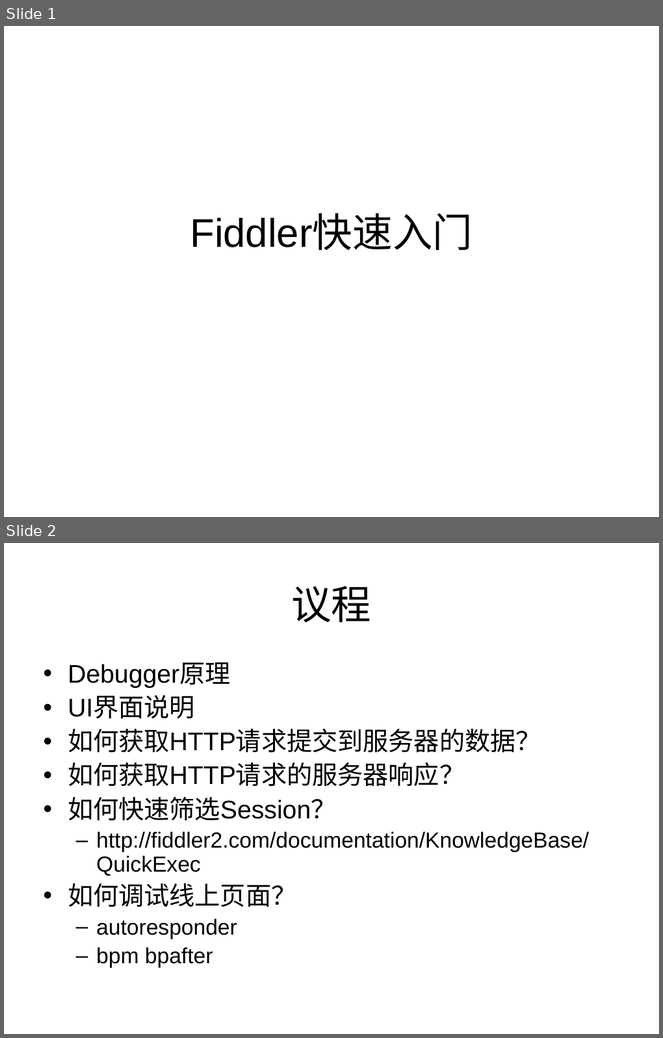
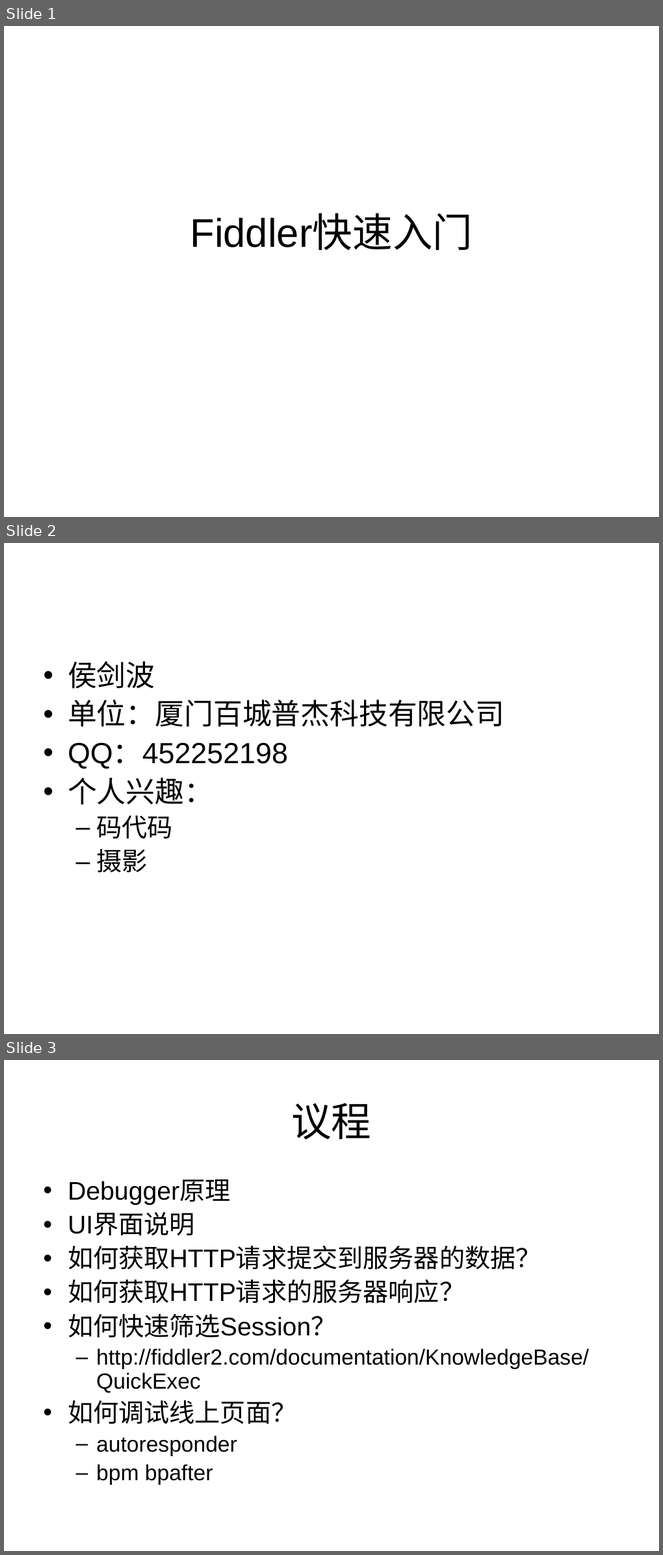
Before and after one commit to wuxw/essay, a slide deck: TED/fiddler/fiddler.ppt. Shown one above the other, each under a label of ours: slides 1 and 2 before the commit, slides 1, 2 and 3 after it. The pictures are 663x1038 and 663x1555 pixels, drawn with LibreOffice and Linux fonts; fonts in the diff are those of the drawing. Boxes give left, top, right and bottom in pixels: in the first picture for what was removed or moved away, otherwise in the second. Text is boxed around its words. In the diff, an @@ line names an element or a change of style, - is before the commit and + after.

```diff
--- a/TED/fiddler/fiddler.ppt
+++ b/TED/fiddler/fiddler.ppt
@@ slide 2 added at bbox=[4, 543, 659, 1034], background #FFFFFF @@
@@ text added at bbox=[68, 661, 504, 873], 32 pt, text #000000 @@
+• 侯剑波
+• 单位：厦门百城普杰科技有限公司
+• QQ：452252198
+• 个人兴趣：
+  – 码代码
+  – 摄影
@@ what was slide 2 is now slide 3 @@
```
Also in this commit, not shown: 8 other files.
